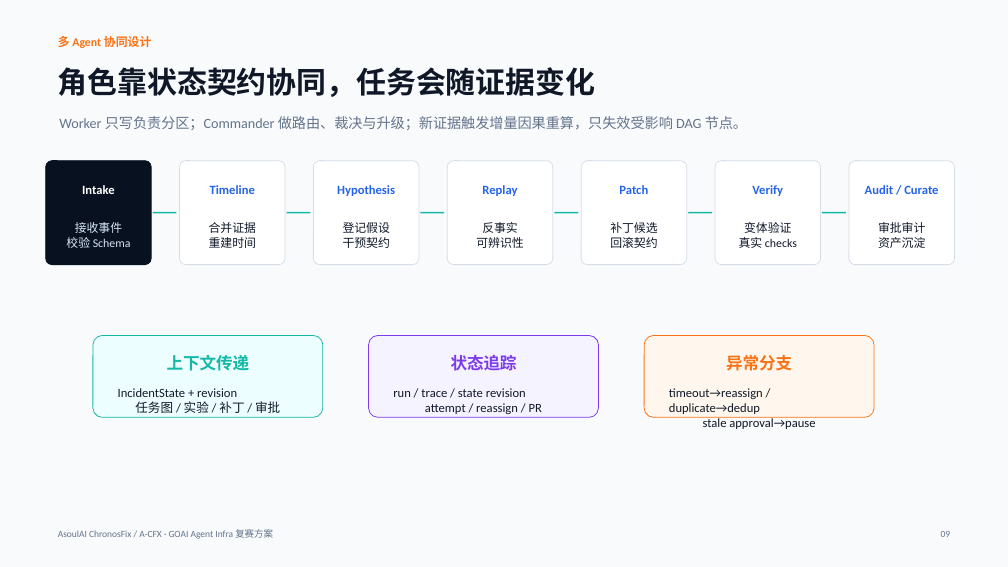
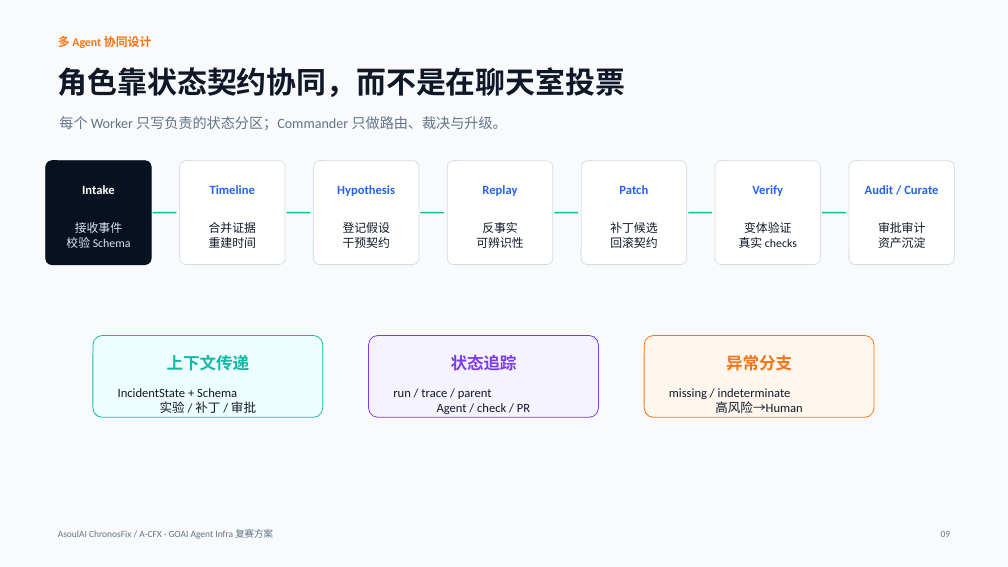
Before and after one commit to ASOUL-Official/asoulai-chronosfix, a slide deck: slide 9 of submission/ChronosFix_复赛方案.pptx. Drawn at 1008x567 pixels with LibreOffice and Linux fonts; fonts in the diff are those of the drawing. Boxes give left, top, right and bottom in pixels: in the first picture for what was removed or moved away, otherwise in the second. Text is boxed around its words. In the diff, an @@ line names an element or a change of style, - is before the commit and + after.

```diff
--- a/submission/ChronosFix_复赛方案.pptx
+++ b/submission/ChronosFix_复赛方案.pptx
@@ text at box(58, 67, 625, 97): text changed @@
-角色靠状态契约协同，任务会随证据变化
+角色靠状态契约协同，而不是在聊天室投票
@@ text at box(59, 116, 507, 130): text changed @@
-Worker 只写负责分区；Commander 做路由、裁决与升级；新证据触发增量因果重算，只失效受影响 DAG 节点。
+每个 Worker 只写负责的状态分区；Commander 只做路由、裁决与升级。
@@ text at box(118, 388, 256, 413): text changed @@
-IncidentState + revision
-任务图 / 实验 / 补丁 / 审批
+IncidentState + Schema
+实验 / 补丁 / 审批
@@ text at box(393, 389, 530, 414): text changed @@
-run / trace / state revision
-attempt / reassign / PR
+run / trace / parent
+Agent / check / PR
@@ text at box(669, 388, 803, 413): text changed @@
-timeout→reassign / duplicate→dedup
-stale approval→pause
+missing / indeterminate
+高风险→Human
```
Also in this commit, not shown: 11 other slides changed, 21 other files.
